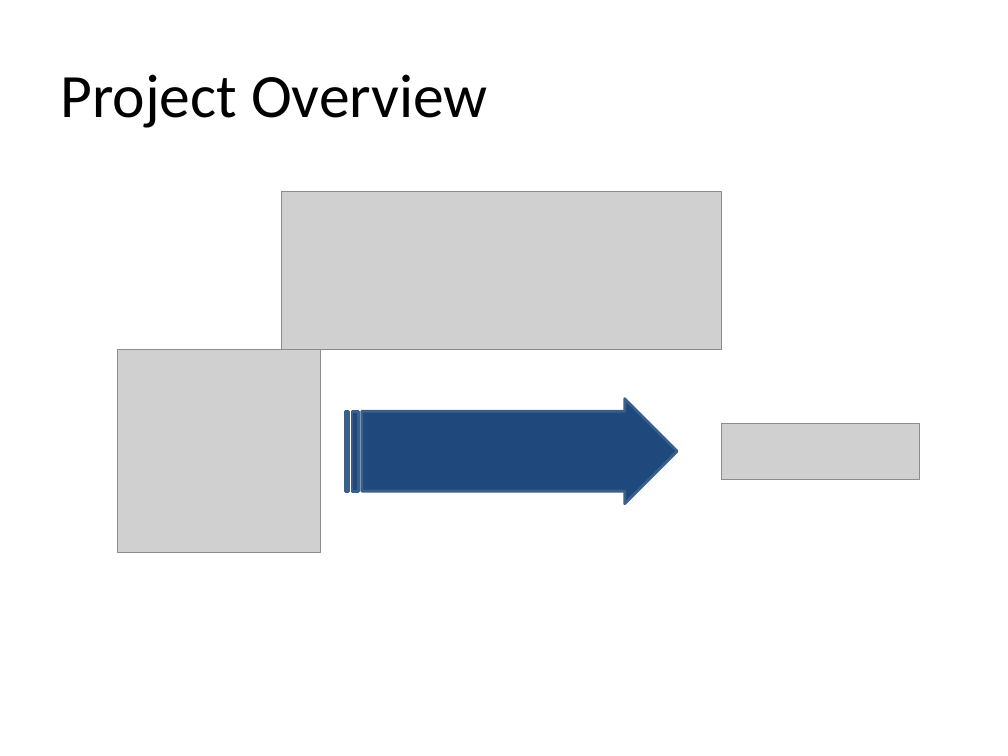
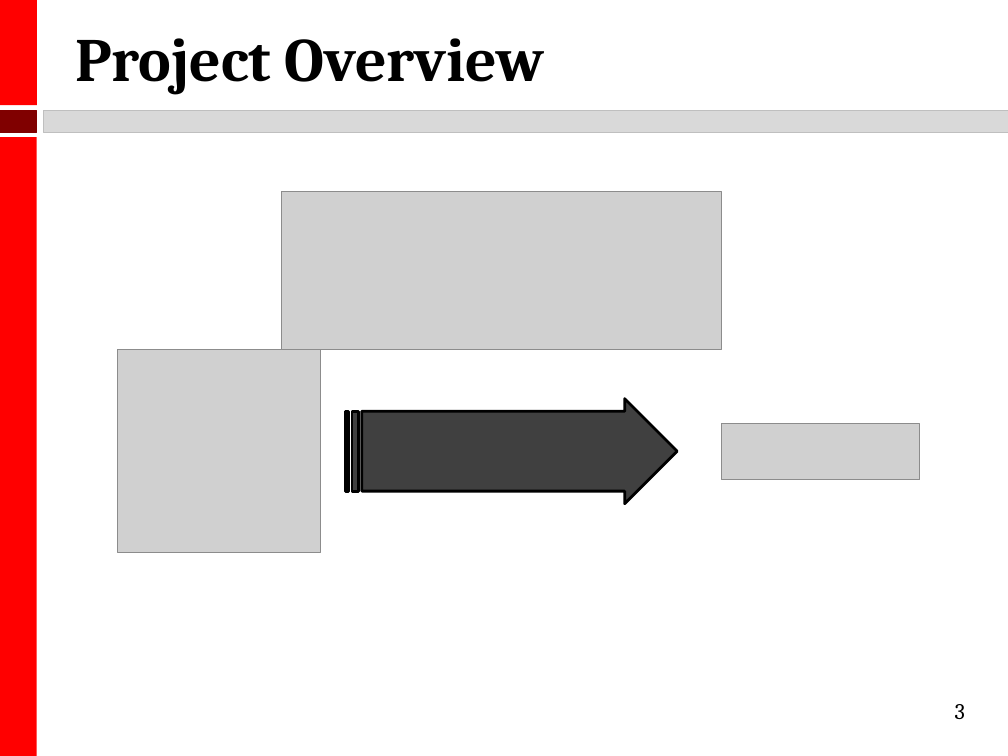
Before and after one commit to kmhoo/AdvancedMLProject, a slide deck: slide 3 of advML_final_presentation.pptx. Drawn at 1008x756 pixels with LibreOffice and Linux fonts; fonts in the diff are those of the drawing; grey boxes stand for pictures. Boxes give left, top, right and bottom in pixels: in the first picture for what was removed or moved away, otherwise in the second. Text is boxed around its words. In the diff, an @@ line names an element or a change of style, - is before the commit and + after.

```diff
--- a/advML_final_presentation.pptx
+++ b/advML_final_presentation.pptx
@@ title "Project Overview" moved from (x1=60, y1=74, x2=488, y2=128) to (x1=75, y1=38, x2=545, y2=94) @@
@@ title "Project Overview" at (x1=75, y1=38, x2=545, y2=94): font Calibri to Cambria, bold on @@
@@ group added at (x1=0, y1=0, x2=1008, y2=756): 4 rectangles @@
@@ striped right arrow at (x1=346, y1=399, x2=677, y2=504): fill #1F497D to #404040; outline #3A5F8C 2 pt to #000000 2 pt @@
@@ page number added at (x1=955, y1=704, x2=965, y2=719), 16 pt, text #000000 @@
+3
```
Also in this commit, not shown: 8 other slides changed, 2 slides removed.
